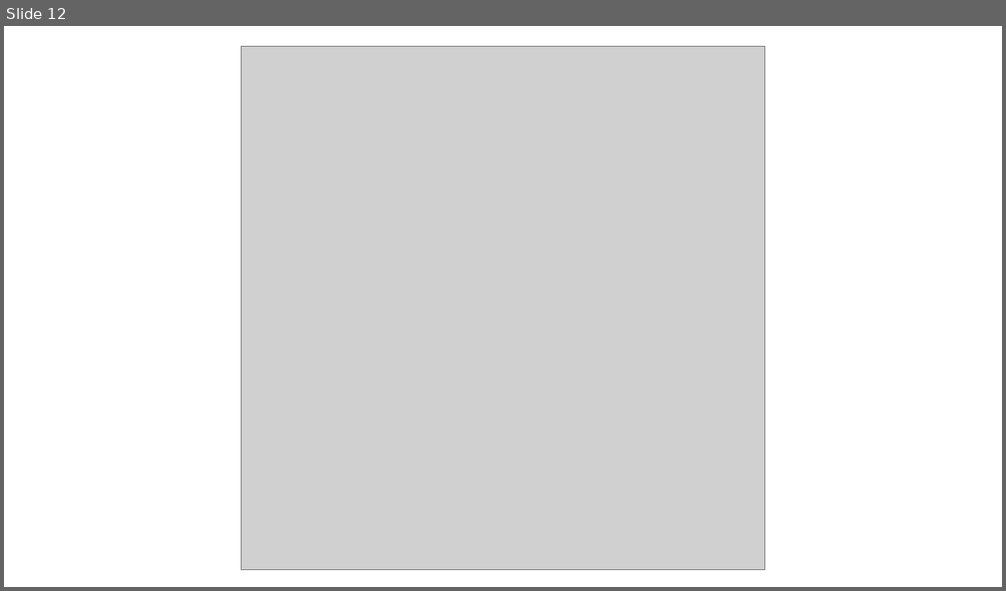
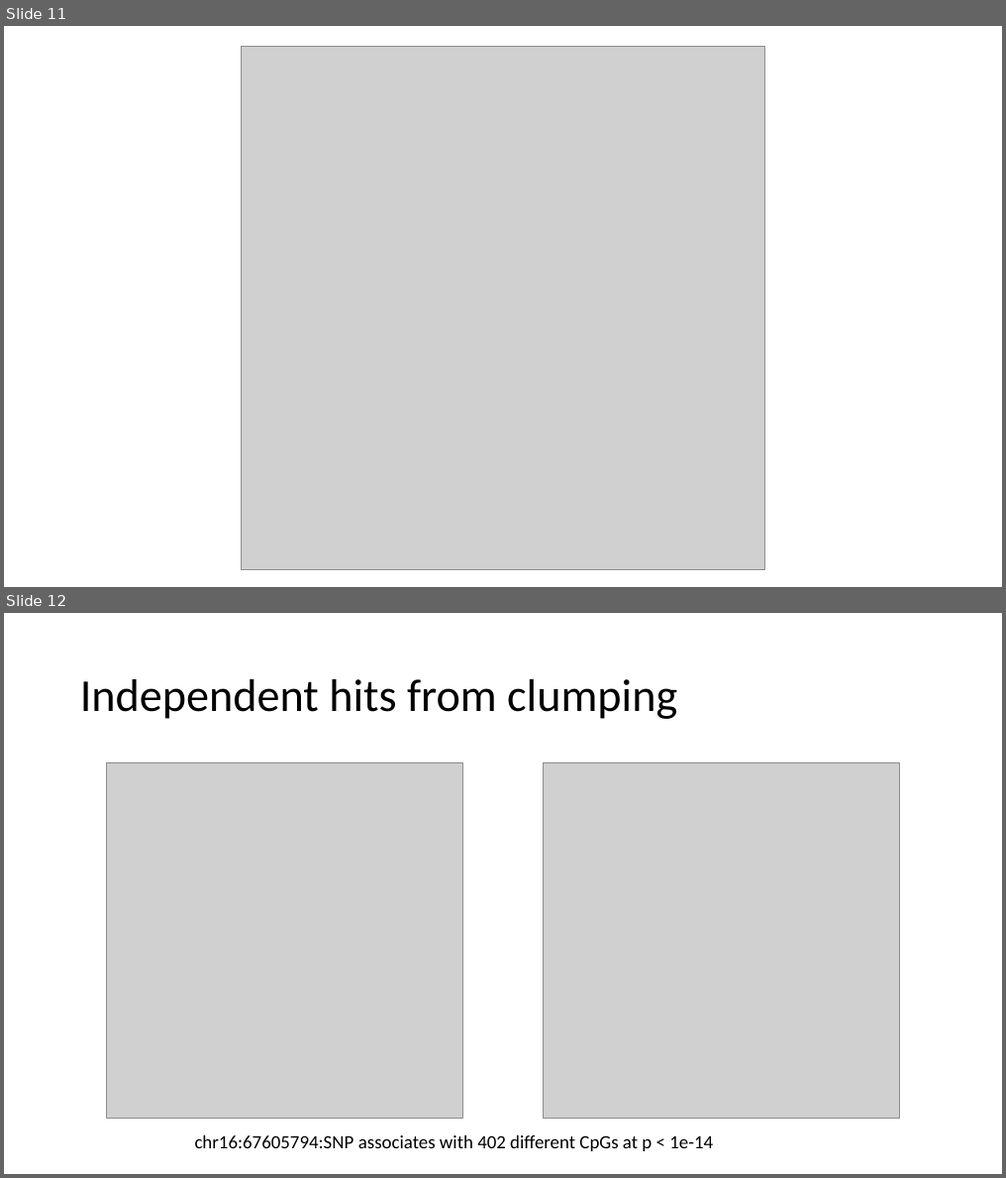
Before and after one commit to MRCIEU/godmc_phase2_analysis, a slide deck: docs/presentations/20170505_analyst_call.pptx. Shown one above the other, each under a label of ours: slide 12 before the commit, slides 11 and 12 after it. The pictures are 1006x591 and 1006x1178 pixels, drawn with LibreOffice and Linux fonts; fonts in the diff are those of the drawing; grey boxes stand for pictures. Boxes give left, top, right and bottom in pixels: in the first picture for what was removed or moved away, otherwise in the second. Text is boxed around its words. In the diff, an @@ line names an element or a change of style, - is before the commit and + after.

```diff
--- a/docs/presentations/20170505_analyst_call.pptx
+++ b/docs/presentations/20170505_analyst_call.pptx
@@ slide 12 added at [4, 613, 1002, 1174], background #FFFFFF @@
@@ title added at [80, 679, 677, 719], 44 pt, text #000000 @@
+Independent hits from clumping
@@ picture added at [107, 762, 463, 1119] @@
@@ picture added at [543, 762, 899, 1119] @@
@@ text added at [195, 1136, 713, 1152], 18 pt, text #000000 @@
+chr16:67605794:SNP associates with 402 different CpGs at p < 1e-14
@@ what was slide 12 is now slide 11 @@
```
Also in this commit, not shown: 2 slides changed, 3 other slides added, 1 slide removed, 2 other files.
